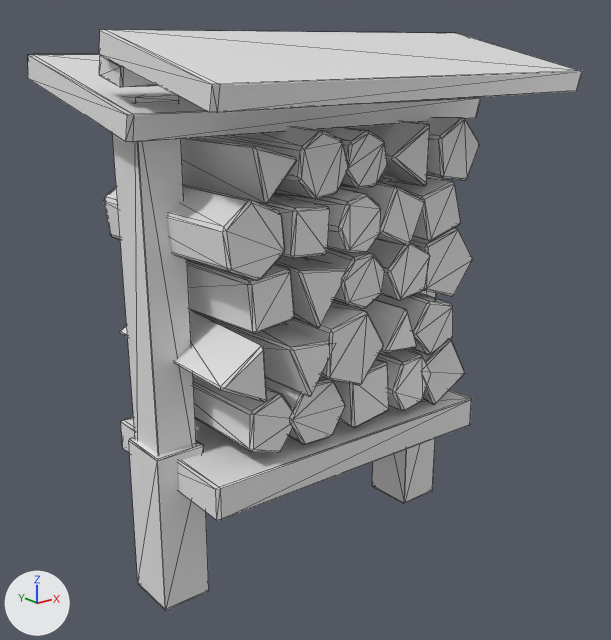
The OBJ model assets/stoker_rack_lean.obj as it was, and as the next commit left it.
The view is the same before and after, from a 50 mm lens placed at (-1.66, -2.11, 1.26), pointed at (-0.02, -0.06, 0.44). Every picture has the same lights, and +X, +Y and +Z are marked at lower left. The older version comes first. Mesh edges are drawn as thin lines. Where no turn or scale is listed for an object, it has been applied to the vertices.

Names of what the first picture shows: 'stoker_rack_lean'.
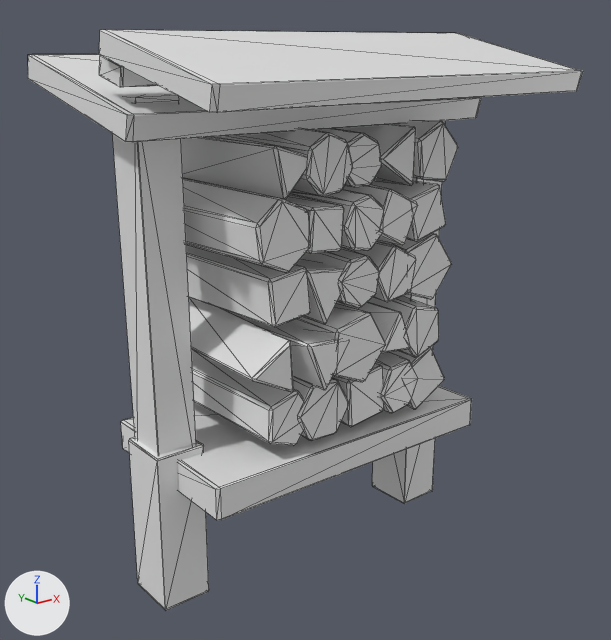
Pixel boxes [x1, y1, x2, y2] of what changed, in the pictures (611 x 640 px; the box of a moved part takes in the faces that stretch with it):
part 1 of me_stoker_rack_lean, moved or reshaped
    before: [408, 339, 465, 404]
    after: [389, 347, 444, 409]
part 2 of me_stoker_rack_lean, moved or reshaped
    before: [376, 349, 428, 411]
    after: [376, 352, 413, 413]
part 3 of me_stoker_rack_lean, moved or reshaped
    before: [334, 359, 389, 428]
    after: [332, 363, 384, 427]
part 4 of me_stoker_rack_lean, moved or reshaped
    before: [367, 240, 430, 301]
    after: [192, 350, 304, 445]
part 5 of me_stoker_rack_lean, moved or reshaped
    before: [375, 293, 453, 355]
    after: [368, 296, 439, 357]
part 6 of me_stoker_rack_lean, moved or reshaped
    before: [333, 300, 416, 353]
    after: [336, 302, 410, 353]
part 7 of me_stoker_rack_lean, moved or reshaped
    before: [196, 312, 332, 397]
    after: [225, 310, 344, 390]
part 8 of me_stoker_rack_lean, moved or reshaped
    before: [120, 310, 267, 402]
    after: [189, 298, 294, 392]
part 9 of me_stoker_rack_lean, moved or reshaped
    before: [411, 228, 473, 296]
    after: [376, 233, 451, 300]
part 10 of me_stoker_rack_lean, added
    after: [344, 242, 416, 302]
part 11 of me_stoker_rack_lean, moved or reshaped
    before: [275, 256, 346, 328]
    after: [296, 258, 344, 324]
part 12 of me_stoker_rack_lean, moved or reshaped
    before: [187, 260, 295, 333]
    after: [186, 246, 310, 327]
part 13 of me_stoker_rack_lean, moved or reshaped
    before: [378, 178, 461, 241]
    after: [370, 181, 446, 242]
part 14 of me_stoker_rack_lean, moved or reshaped
    before: [260, 194, 330, 258]
    after: [342, 185, 418, 245]
part 15 of me_stoker_rack_lean, moved or reshaped
    before: [104, 185, 285, 281]
    after: [183, 178, 310, 273]
part 16 of me_stoker_rack_lean, moved or reshaped
    before: [347, 121, 430, 186]
    after: [333, 124, 416, 186]
part 17 of me_stoker_rack_lean, moved or reshaped
    before: [198, 127, 348, 199]
    after: [209, 128, 353, 197]
part 18 of me_stoker_rack_lean, moved or reshaped
    before: [181, 138, 297, 204]
    after: [181, 137, 306, 199]
part 19 of me_stoker_rack_lean, moved or reshaped
    before: [193, 117, 480, 453]
    after: [284, 121, 458, 441]

Patch to the scene script:
```diff
--- a/assets/stoker_rack_lean.obj.py
+++ b/assets/stoker_rack_lean.obj.py
@@ me_stoker_rack_lean @@
 me_stoker_rack_lean.from_pydata(...)  # 900 vertices, 1668 faces; spans x -0.67..0.67, y -0.57..0.46, z -0.38..1.34
+# me_stoker_rack_lean part 1: the loose piece of 24 vertices spanning x 0.29..0.52, y -0.29..0.34, z 0.12..0.34 is moved by (-0.1, 0.0, 0.0)
+# me_stoker_rack_lean part 2: the loose piece of 36 vertices spanning x 0.08..0.35, y -0.3..0.35, z 0.12..0.34 is moved by (-0.06, 0.0, 0.0)
+# me_stoker_rack_lean part 3: the loose piece of 24 vertices spanning x -0.05..0.16, y -0.29..0.34, z 0.14..0.32 is moved by (-0.02, 0.0, 0.0)
+# me_stoker_rack_lean part 4: the loose piece of 30 vertices spanning x 0.13..0.32, y -0.29..0.34, z 0.52..0.71 is multiplied about its middle by the matrix ((-0.413, -0.036, -0.881), (-0.015, 0.973, -0.032), (0.882, 0.0, -0.413)), then moved by (-0.49, 0.0, -0.39)
+# me_stoker_rack_lean part 5: the loose piece of 30 vertices spanning x 0.22..0.43, y -0.34..0.29, z 0.32..0.52 is moved by (-0.06, 0.0, 0.0)
+# me_stoker_rack_lean part 6: the loose piece of 18 vertices spanning x 0.03..0.23, y -0.34..0.29, z 0.36..0.52 is moved by (-0.02, 0.0, 0.0)
+# me_stoker_rack_lean part 7: the loose piece of 18 vertices spanning x -0.33..-0.11, y -0.34..0.29, z 0.32..0.48 is moved by (0.06, 0.0, 0.0)
+# me_stoker_rack_lean part 8: the loose piece of 18 vertices spanning x -0.52..-0.34, y -0.34..0.29, z 0.33..0.52 is moved by (0.1, 0.0, 0.0)
+# me_stoker_rack_lean part 9: the loose piece of 30 vertices spanning x 0.3..0.54, y -0.29..0.34, z 0.49..0.73 is moved by (-0.1, 0.0, 0.0)
+# me_stoker_rack_lean part 10: the loose piece of 30 vertices spanning x 0.13..0.32, y -0.29..0.34, z 0.52..0.71 is copied, and the copy is moved by (-0.06, 0.0, 0.0); it spans x 0.08..0.26, y -0.29..0.34, z 0.53..0.7
+# me_stoker_rack_lean part 11: the loose piece of 18 vertices spanning x -0.23..-0.02, y -0.29..0.33, z 0.5..0.68 is moved by (0.02, 0.0, 0.0)
+# me_stoker_rack_lean part 12: the loose piece of 24 vertices spanning x -0.43..-0.23, y -0.29..0.34, z 0.52..0.7 is moved by (0.06, 0.0, 0.0)
+# me_stoker_rack_lean part 13: the loose piece of 24 vertices spanning x 0.22..0.42, y -0.33..0.29, z 0.71..0.89 is moved by (-0.06, 0.0, 0.0)
+# me_stoker_rack_lean part 14: the loose piece of 24 vertices spanning x -0.33..-0.15, y -0.34..0.29, z 0.71..0.89 is multiplied about its middle by the matrix ((0.34, 0.008, -0.92), (-0.041, 0.98, -0.006), (0.919, 0.04, 0.34)), then moved by (0.35, 0.0, -0.01)
+# me_stoker_rack_lean part 15: the loose piece of 36 vertices spanning x -0.53..-0.31, y -0.34..0.29, z 0.68..0.91 is moved by (0.1, 0.0, 0.0)
+# me_stoker_rack_lean part 16: the loose piece of 18 vertices spanning x 0.1..0.3, y -0.28..0.34, z 0.86..1.07 is moved by (-0.06, 0.0, 0.0)
+# me_stoker_rack_lean part 17: the loose piece of 42 vertices spanning x -0.26..-0.03, y -0.29..0.34, z 0.86..1.09 is moved by (0.02, 0.0, 0.0)
+# me_stoker_rack_lean part 18: the loose piece of 18 vertices spanning x -0.42..-0.22, y -0.29..0.34, z 0.87..1.05 is moved by (0.06, 0.0, 0.0)
+# me_stoker_rack_lean part 19: 5 vertices moved within x -0.22..-0.03, y -0.28..0.33, z 0.23..1.03; 258 vertices removed from x -0.41..0.53, y -0.34..0.34, z 0.13..1.08; 228 vertices added at x -0.27..0.43, y -0.34..0.34, z 0.14..1.07
 me_stoker_rack_lean.materials.append(mat_wood)
```
